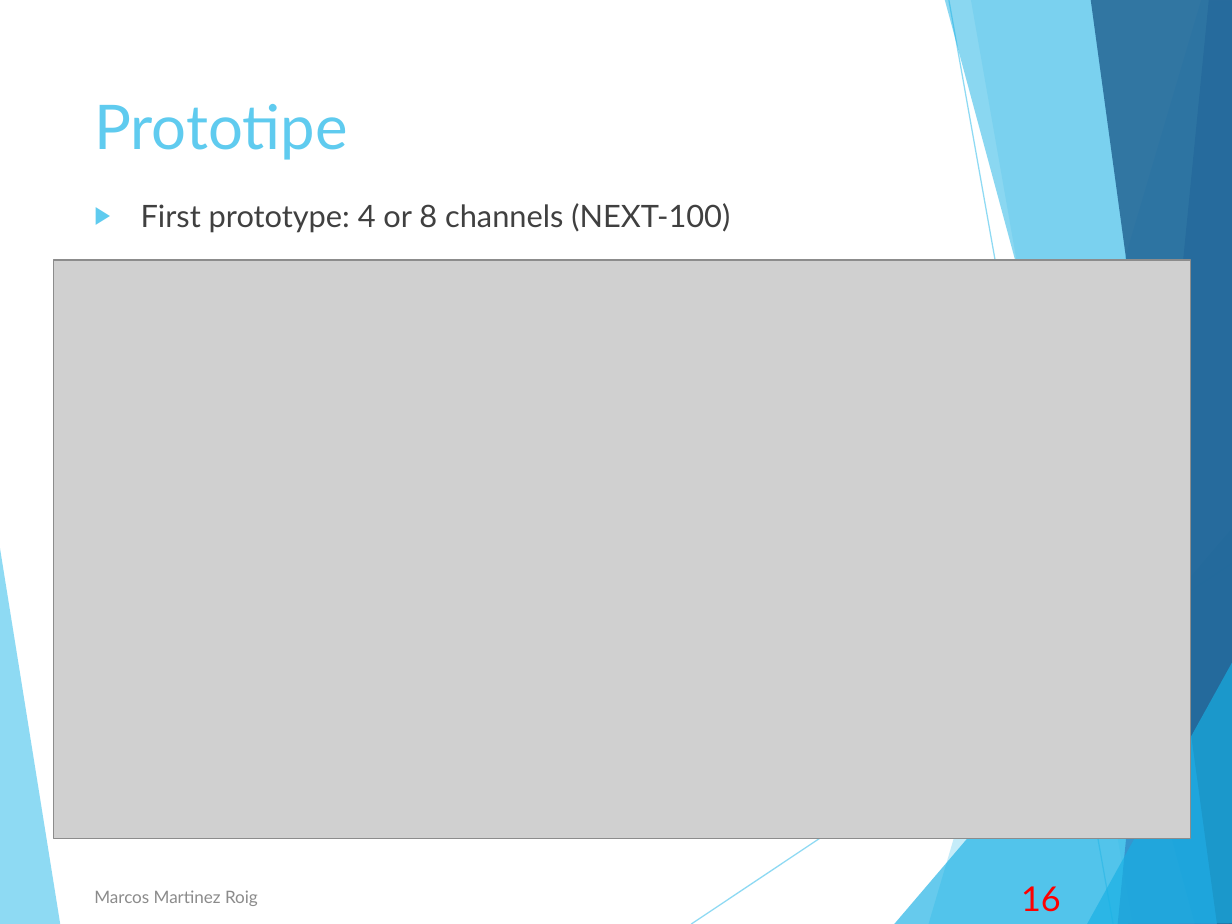
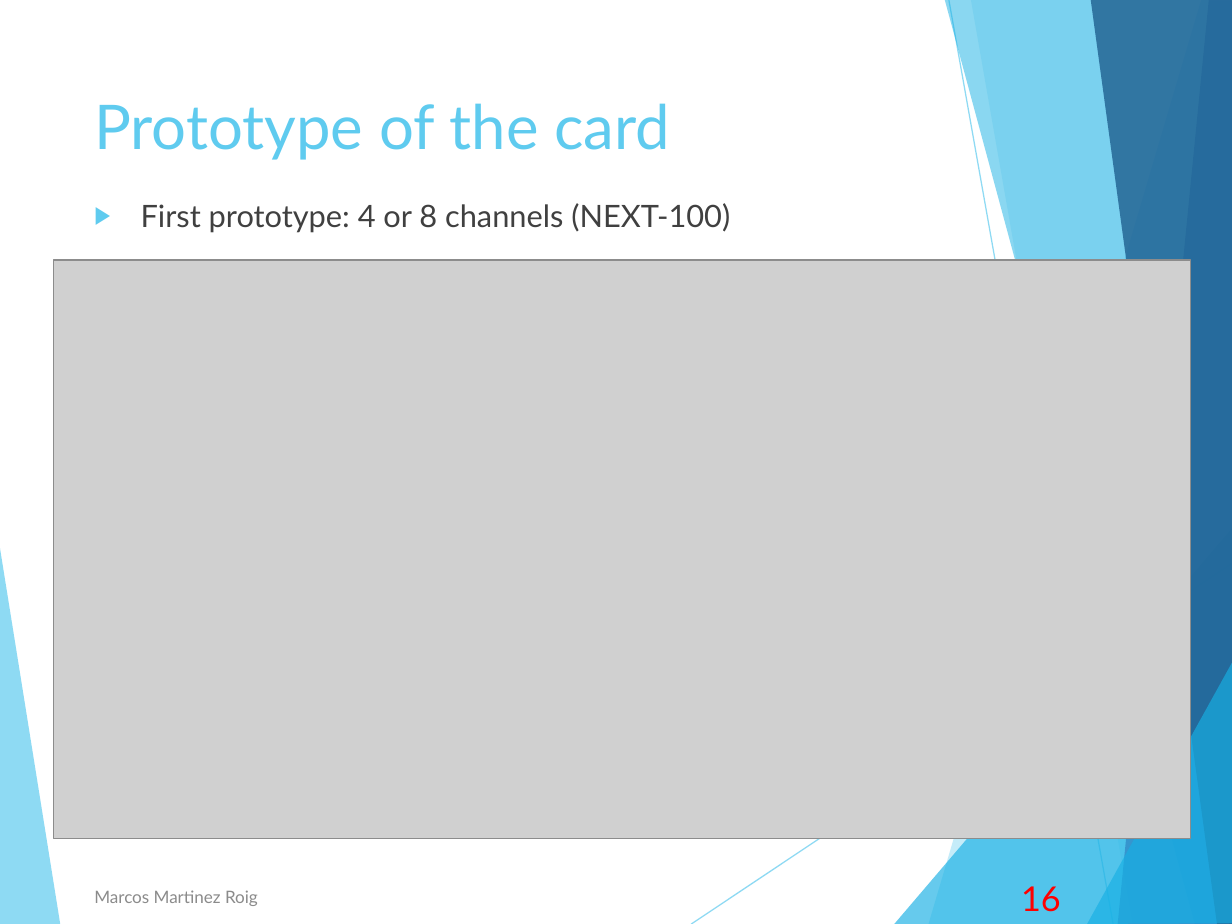
Before and after one commit to josediaz56/TFM-Marcos, a slide deck: slide 18 of Burdeos/presentación1.pptx (slide 19 before the commit). Drawn at 1232x924 pixels with LibreOffice and Linux fonts; fonts in the diff are those of the drawing; grey boxes stand for pictures. Boxes give left, top, right and bottom in pixels: in the first picture for what was removed or moved away, otherwise in the second. Text is boxed around its words. In the diff, an @@ line names an element or a change of style, - is before the commit and + after.

```diff
--- a/Burdeos/presentación1.pptx
+++ b/Burdeos/presentación1.pptx
@@ title at [94,103,670,160]: text changed @@
-Prototipe
+Prototype of the card
```
Also in this commit, not shown: 5 other slides changed, 2 slides removed, 1 other file.
